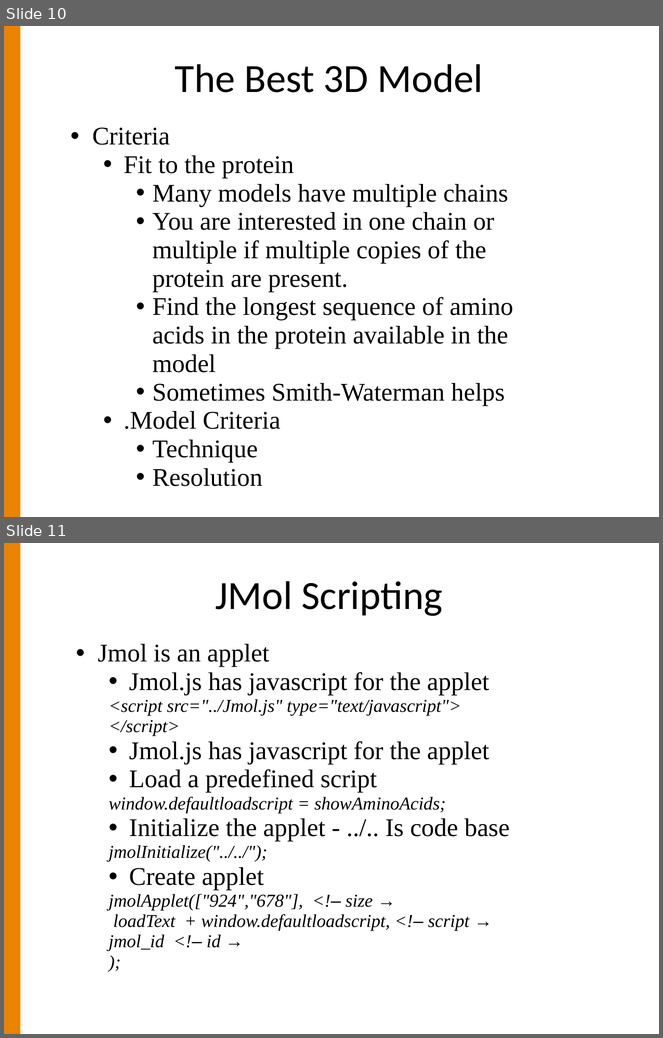
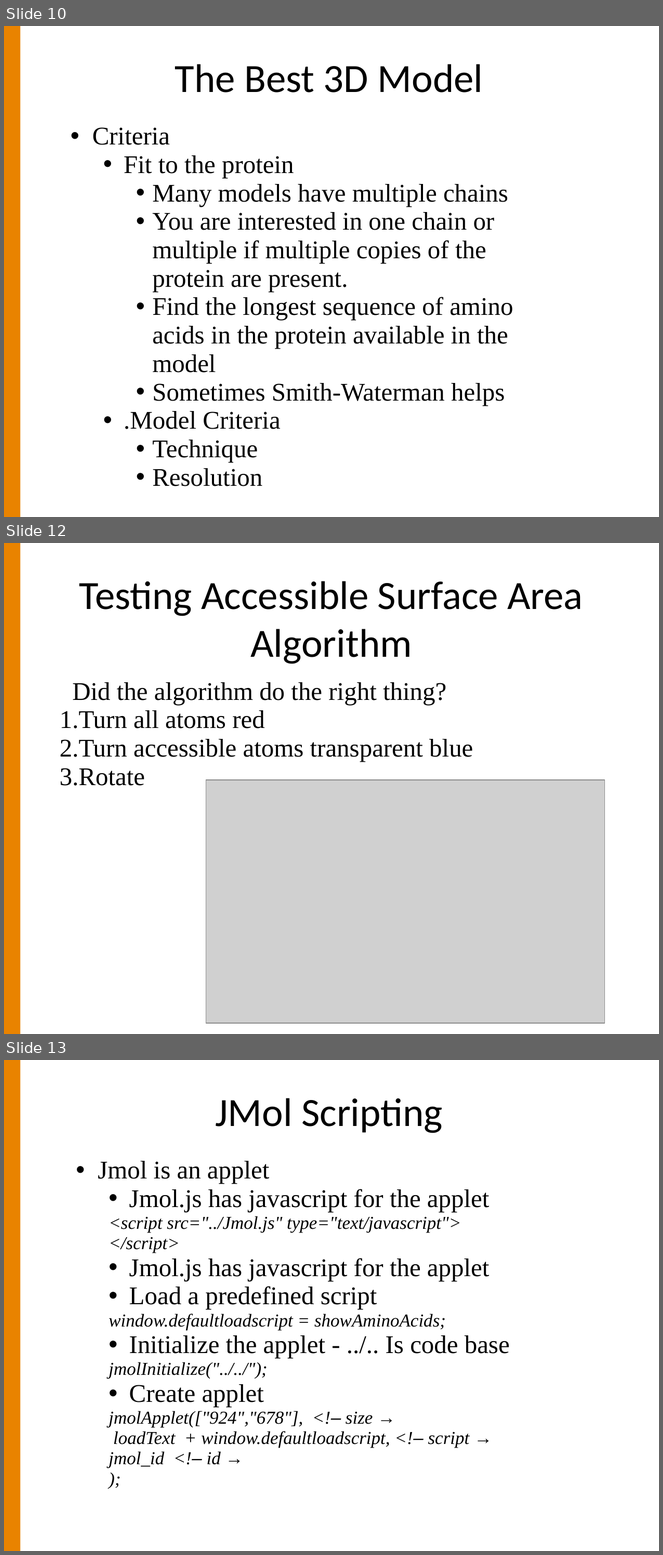
Before and after one commit to lordjoe/hydra-proteomics, a slide deck: jxtandem/Cascadia/2012/IlyaLabTalk.ppt. Shown one above the other, each under a label of ours: slides 10 and 11 before the commit, slides 10, 12 and 13 after it; the slides between them are not shown. The pictures are 663x1038 and 663x1555 pixels, drawn with LibreOffice and Linux fonts; fonts in the diff are those of the drawing; grey boxes stand for pictures; background and template pictures are left out. Boxes give left, top, right and bottom in pixels: in the first picture for what was removed or moved away, otherwise in the second. Text is boxed around its words. In the diff, an @@ line names an element or a change of style, - is before the commit and + after.

```diff
--- a/jxtandem/Cascadia/2012/IlyaLabTalk.ppt
+++ b/jxtandem/Cascadia/2012/IlyaLabTalk.ppt
@@ slide 12 added at bbox=[4, 543, 659, 1034], background #FFFFFF; not listed: 1 template element that a slide beside it also shows @@
@@ title added at bbox=[79, 581, 583, 664], 44 pt, text #000000 @@
+Testing Accessible Surface Area Algorithm
@@ text added at bbox=[60, 682, 473, 786], 28 pt, text #000000 @@
+Did the algorithm do the right thing?
+1. Turn all atoms red
+2. Turn accessible atoms transparent blue
+3. Rotate
@@ picture added at bbox=[206, 780, 605, 1023] @@
@@ what was slide 11 is now slide 13 @@
```
Also in this commit, not shown: 1 slide changed, 1 other slide added, 9 other files.
